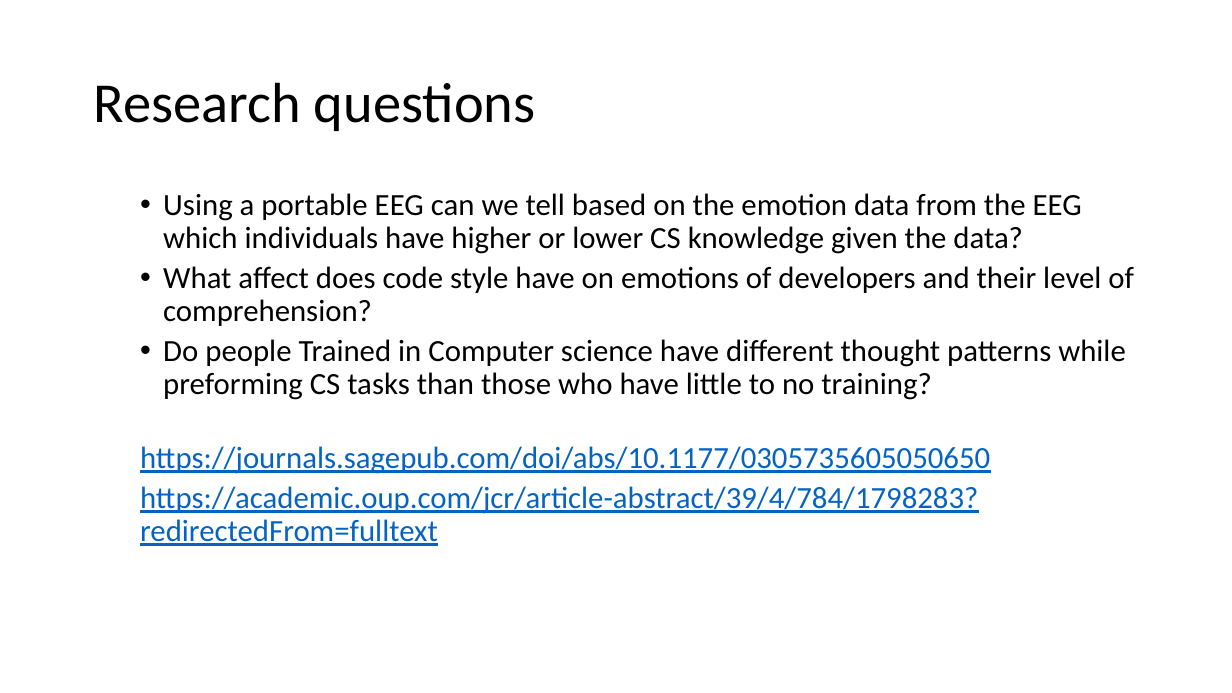
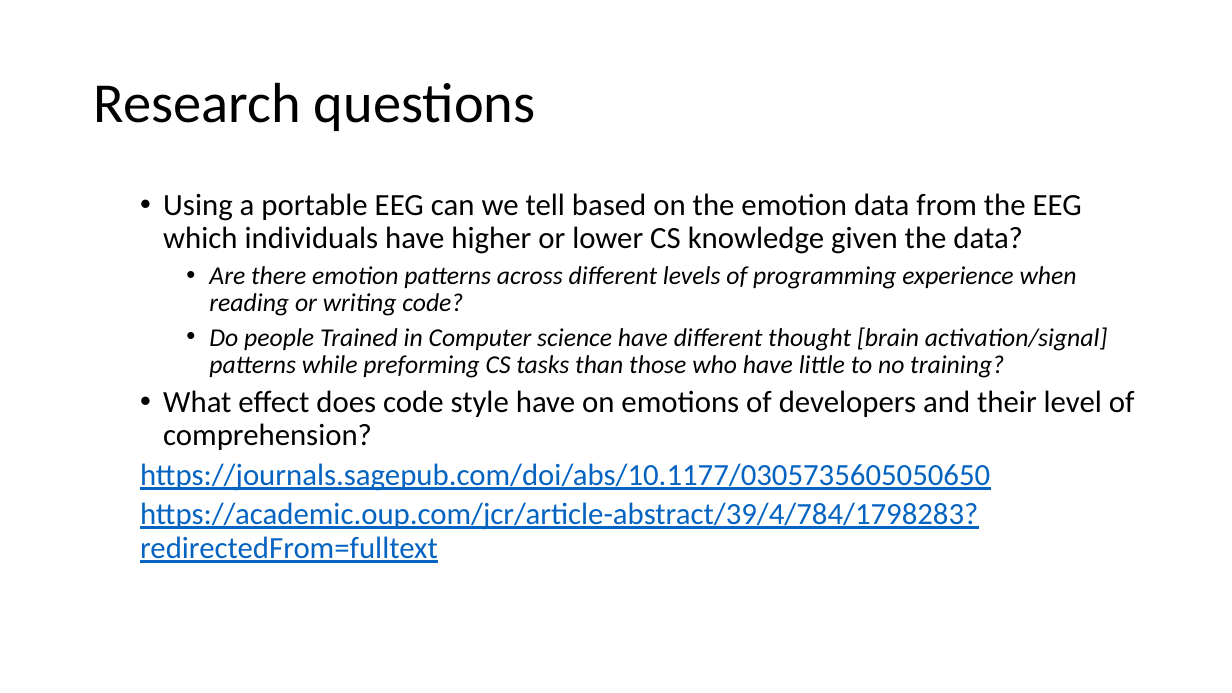
Before and after one commit to nauticalmonkey/CalPolyThesis, a slide deck: slide 4 of Thesis Idea.pptx. Drawn at 1232x693 pixels with LibreOffice and Linux fonts; fonts in the diff are those of the drawing. Boxes give left, top, right and bottom in pixels: in the first picture for what was removed or moved away, otherwise in the second. Text is boxed around its words. In the diff, an @@ line names an element or a change of style, - is before the commit and + after.

```diff
--- a/Thesis Idea.pptx
+++ b/Thesis Idea.pptx
@@ text at (163,266,1135,450): text changed; size 24 to 20 pt; italic on @@
-  • What affect does code style have on emotions of developers and their level of comprehension?
-  • Do people Trained in Computer science have different thought patterns while preforming CS tasks than those who have little to no training?
+    • Are there emotion patterns across different levels of programming experience when reading or writing code?
+    • Do people Trained in Computer science have different thought [brain activation/signal] patterns while preforming CS tasks than those who have little to no training?
+  • What effect does code style have on emotions of developers and their level of comprehension?
```
Also in this commit, not shown: 1 other slide changed.
